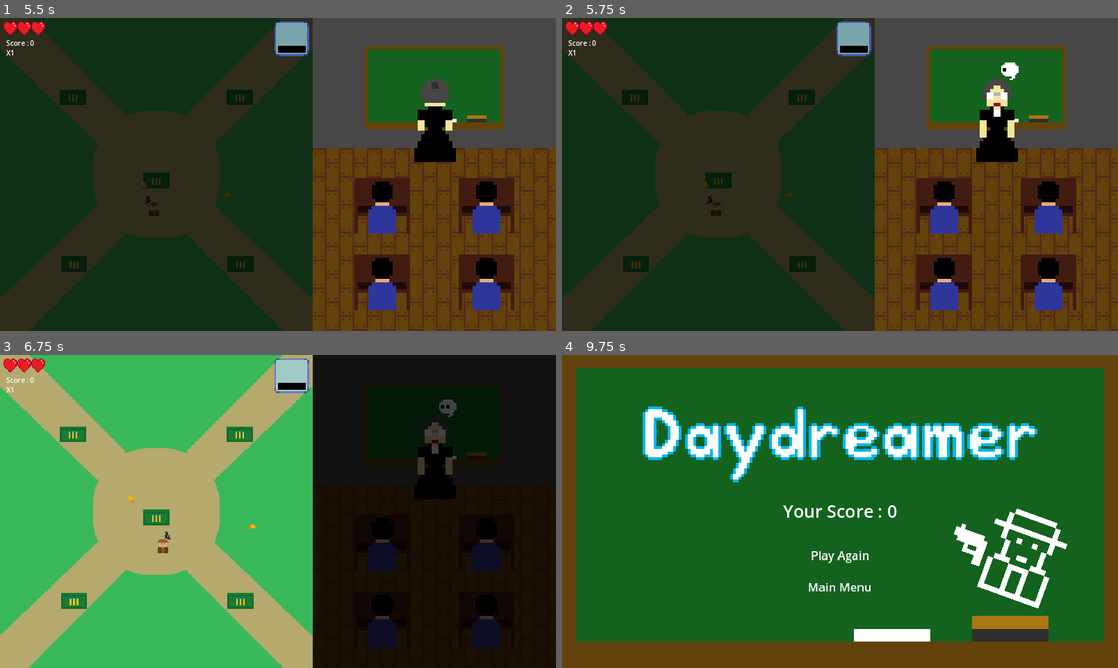
Above: before the commit, frames 1-4 (two rows, left to right).
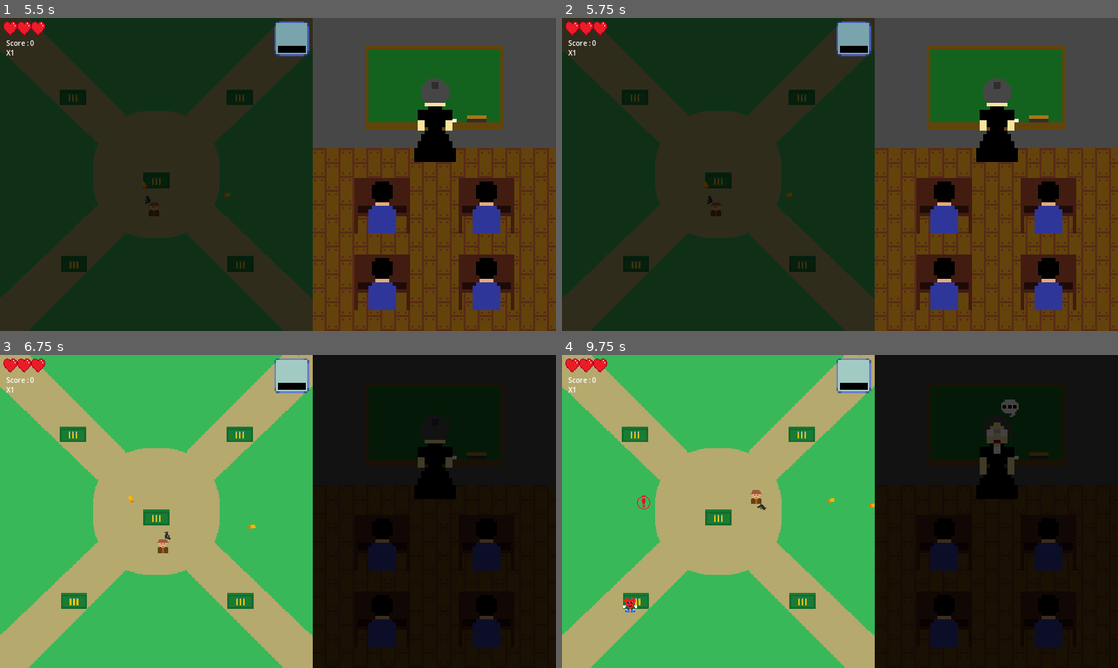
Above: after the commit, the same moments.

Repository: SupakornPholsiri/Daydreamer
Game: Godot game, scene res://main.tscn
Same seed, same stepped clock (60 frames per second), same inputs: the game is played once before the commit and once after it. Sound files missing from this copy of the repository are replaced by a short silence.
Inputs (mouse positions are in pixels of both pictures, inside the frame that each line leads up to):
- Up to frame 1 (5.5 s): click "Play" at 0.5 s; tap Enter at 1.25, 2.75, 4.25 s; move the mouse to (400, 158) at 1.27 s; press the mouse at (400, 158) at 1.28 s; hold D (move_right) 1.28-2.03 s; tap Space (toggle_daydream) at 2, 2.1, 3.5, 3.6, 5, 5.1 s; move the mouse to (166, 190) at 2.02 s; release the mouse at (166, 190) at 2.03 s; hold S (move_down) 2.03-2.78 s; move the mouse to (333, 105) at 2.77 s; press the mouse at (333, 105) at 2.78 s; hold D (move_right) 2.78-3.53 s; move the mouse to (250, 237) at 3.52 s; release the mouse at (250, 237) at 3.53 s; hold W (move_up) 3.53-4.28 s; move the mouse to (444, 221) at 4.27 s; press the mouse at (444, 221) at 4.28 s; hold A (move_left) from 4.28 s (still down); move the mouse to (111, 127) at 5.02 s; release the mouse at (111, 127) at 5.03 s
- Up to frame 2 (5.75 s): keep holding A (move_left)
- Up to frame 3 (6.75 s): move the mouse to (305, 511) at 5.77 s; release A (move_left) at 5.78 s; press the mouse at (305, 511) at 5.78 s; hold S (move_down) 5.78-6.53 s; move the mouse to (194, 433) at 6.52 s; release the mouse at (194, 433) at 6.53 s; hold D (move_right) from 6.53 s (still down); tap Space (toggle_daydream) at 6.6 s
- Up to frame 4 (9.75 s): move the mouse to (962, 495) at 7.27 s; release D (move_right) at 7.28 s; press the mouse at (962, 495) at 7.28 s; hold W (move_up) 7.28-8.03 s; move the mouse to (728, 527) at 8.02 s; release the mouse at (728, 527) at 8.03 s; hold D (move_right) 8.03-8.78 s; tap Space (toggle_daydream) at 8.1, 9.6 s; move the mouse to (895, 442) at 8.77 s; press the mouse at (895, 442) at 8.78 s; hold S (move_down) 8.78-9.53 s; move the mouse to (812, 574) at 9.52 s; release the mouse at (812, 574) at 9.53 s; hold A (move_left) from 9.53 s (still down)

Frame 1 is identical in both runs. In frame 2, 0.4% of the frame differs, in the area x 75-83%, y 14-39%; in frame 3, 0.4%; in frame 4, 100%, in the area x 0-100%, y 0-100%.

Commit message:
Increased minimum writing time for the teacher

Diff:
--- a/Classroom/classroom.gd
+++ b/Classroom/classroom.gd
@@ -40,7 +40,7 @@
 	SoundPlayer.stop_teacher_talking_sound()
 	current_teacher_state = TEACHER_STATE.WRITING
 	teacher.frame = 0
-	timer.start(randi_range(1, 10))
+	timer.start(randi_range(3, 10))
 	SoundPlayer.play_chalk_sound()
 
 func begin_looking():
